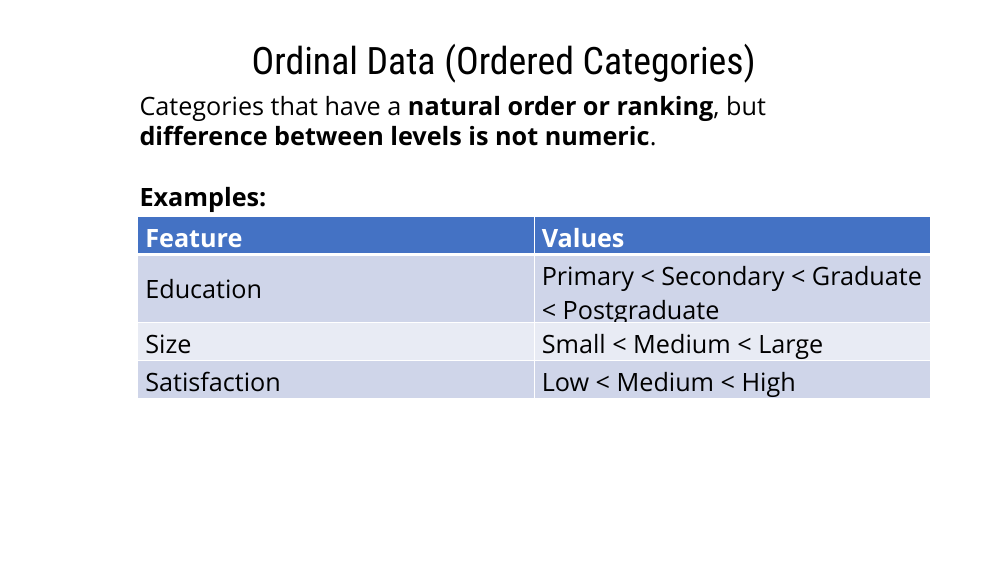
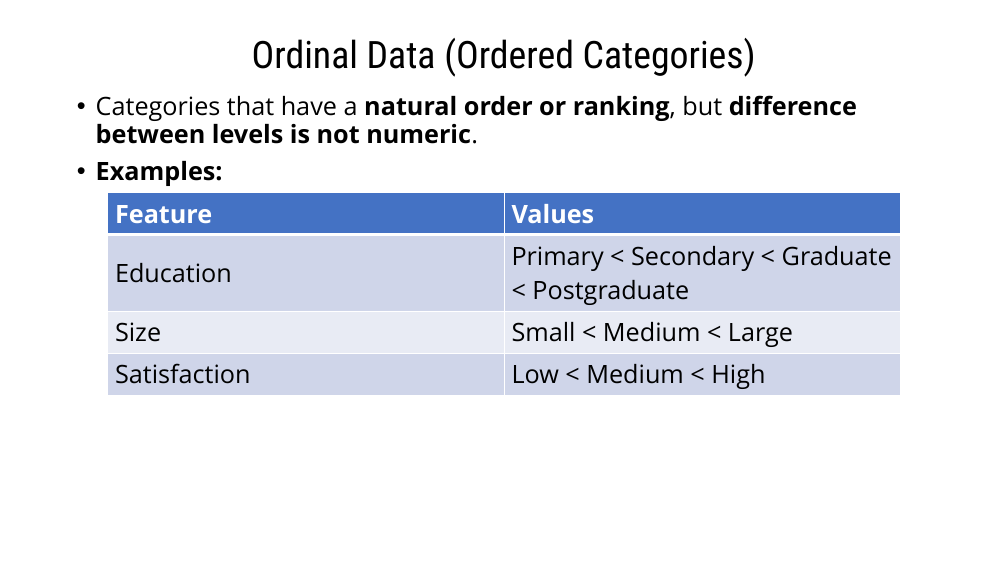
Before and after one commit to gmrr40058/data-science-ml-python-ostad, a slide deck: slide 6 of My Note and Practice/Text to Numerical Data Conversion/Categorical(Text to Numeric) data conversion-CTtN/Categorical Data.pptx (slide 5 before the commit). Drawn at 1008x567 pixels with LibreOffice and Linux fonts; fonts in the diff are those of the drawing. Boxes give left, top, right and bottom in pixels: in the first picture for what was removed or moved away, otherwise in the second. Text is boxed around its words. In the diff, an @@ line names an element or a change of style, - is before the commit and + after.

Commit message:
Slide titles have been added.

```diff
--- a/My Note and Practice/Text to Numerical Data Conversion/Categorical(Text to Numeric) data conversion-CTtN/Categorical Data.pptx
+++ b/My Note and Practice/Text to Numerical Data Conversion/Categorical(Text to Numeric) data conversion-CTtN/Categorical Data.pptx
@@ title "Ordinal Data (Ordered Categories)" at (x1=252, y1=38, x2=756, y2=77): line spacing 1 to 0.9; vertical alignment top to middle @@
@@ text "Categories that have a natural ..." moved from (x1=140, y1=96, x2=766, y2=212) to (x1=96, y1=95, x2=857, y2=186) @@
@@ text "Categories that have a natural ..." at (x1=96, y1=95, x2=857, y2=186): bullet none to •; line spacing 1 to 0.9; more space between paragraphs @@
@@ table resized from (x1=138, y1=216, x2=930, y2=401) to (x1=107, y1=193, x2=900, y2=393) @@
```
Also in this commit, not shown: 7 other slides changed, 4 slides added, 17 slides removed.
